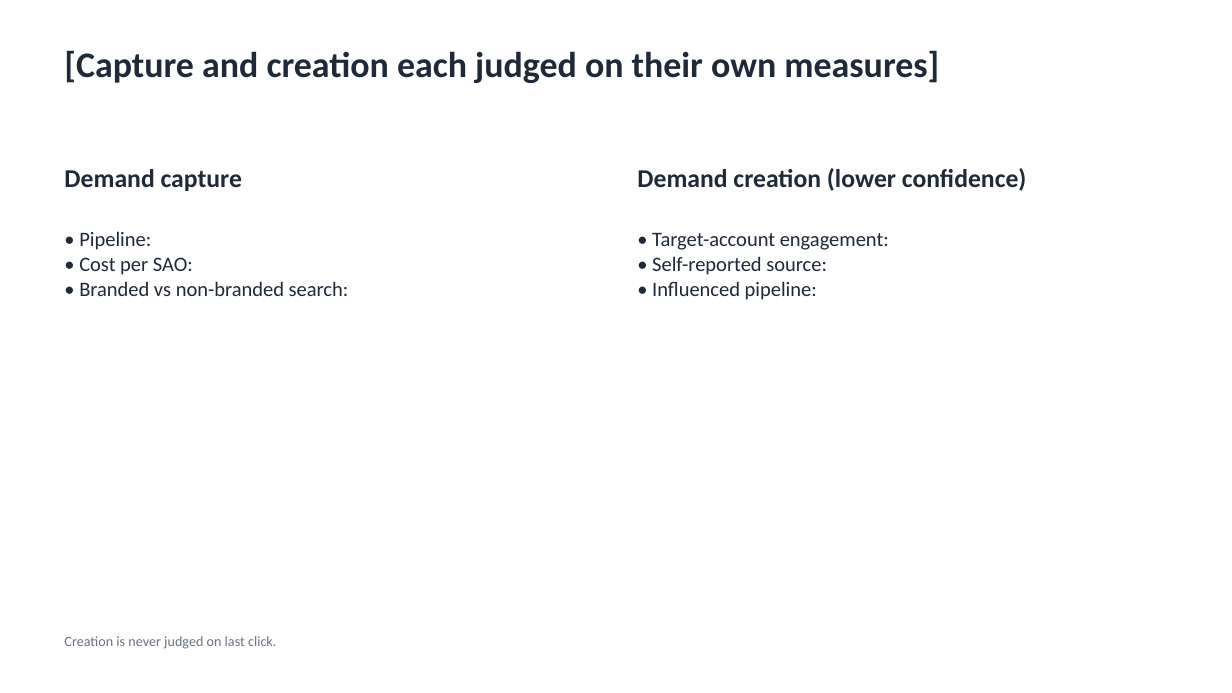
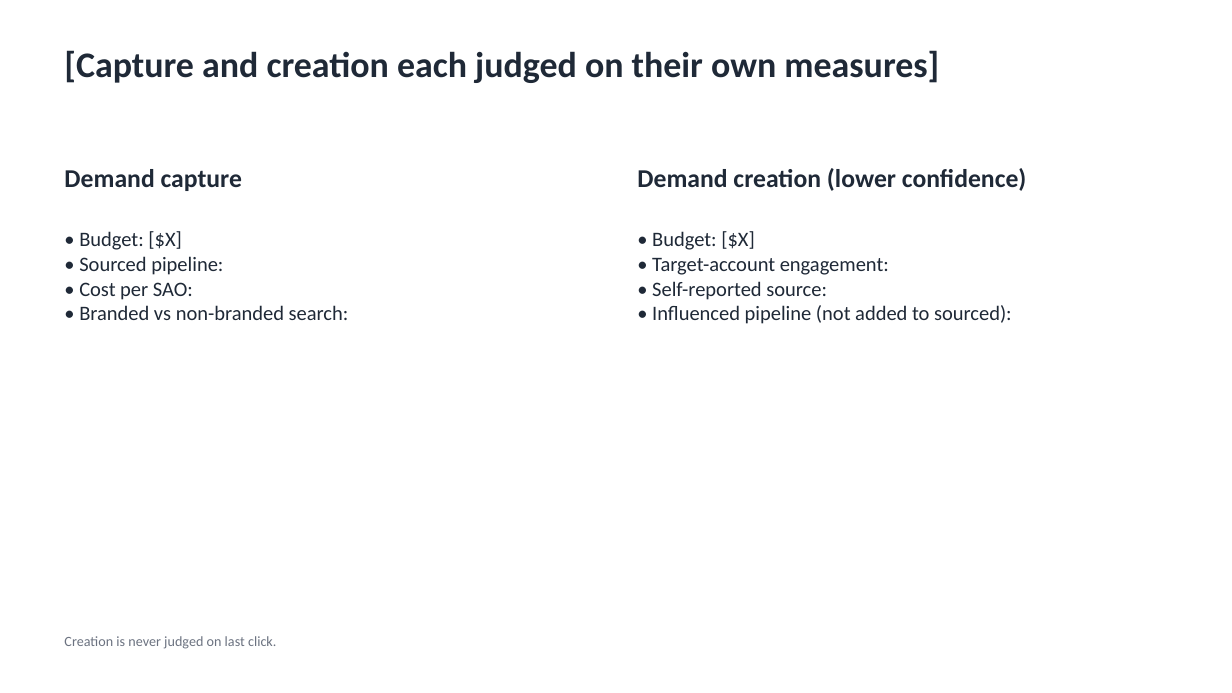
Before and after one commit to redavio/performance-marketing-playbook, a slide deck: slide 6 of deliverables/slide-template.pptx. Drawn at 1232x693 pixels with LibreOffice and Linux fonts; fonts in the diff are those of the drawing. Boxes give left, top, right and bottom in pixels: in the first picture for what was removed or moved away, otherwise in the second. Text is boxed around its words. In the diff, an @@ line names an element or a change of style, - is before the commit and + after.

```diff
--- a/deliverables/slide-template.pptx
+++ b/deliverables/slide-template.pptx
@@ text at box(79, 231, 223, 275): text changed @@
-• Pipeline:
+• Budget: [$X]
+• Sourced pipeline:
@@ text at box(652, 231, 755, 250): paragraph added @@
+• Budget: [$X]
@@ text at box(652, 305, 1012, 324): text changed @@
-• Influenced pipeline:
+• Influenced pipeline (not added to sourced):
```
Also in this commit, not shown: 4 other slides changed, 34 other files.
